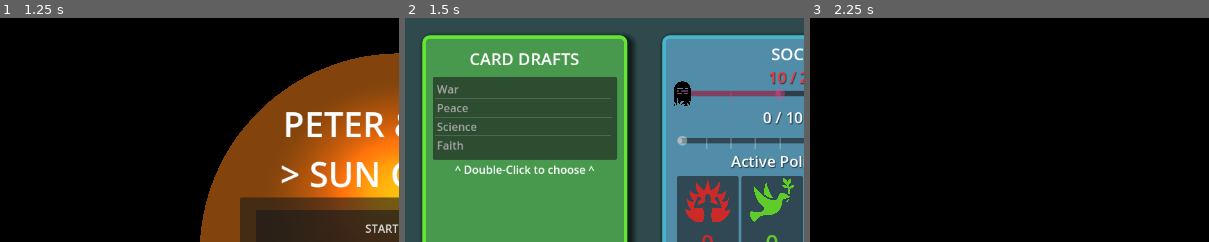
Above: before the commit, frames 1-3 (left to right).
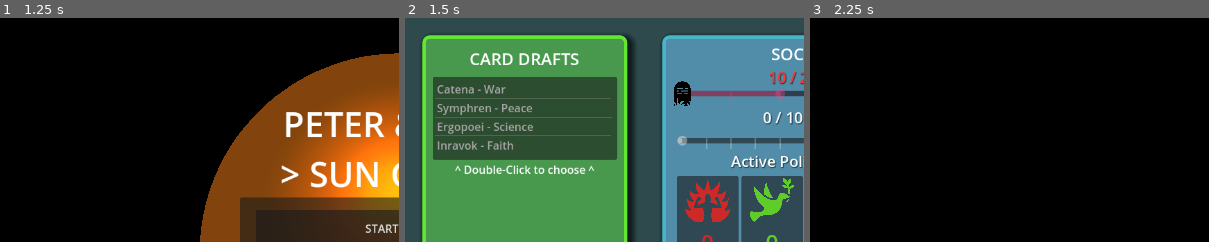
Above: after the commit, the same moments.

Repository: ZacharyJJones/godot_SunGame
Game: Godot game, scene res://scenes/title_screen.tscn
Two runs of this game, one before a commit and one after it. Both use one fixed random seed, a clock stepped at 60 frames per second and the inputs below.
Inputs:
- Up to frame 1 (1.25 s): tap Enter at 0.5 s
- Up to frame 2 (1.5 s): click "START GAME" at 1.25 s
- Up to frame 3 (2.25 s): click "Return To Main Menu" at 2 s
The pictures show only the part of the screen within x 0-50%, y 0-50%; the shares and areas given below are measured in that part.

Frame 1 is identical in both runs. In frame 2, 1.5% of the frame differs, in the area x 8-33%, y 29-59%; in frame 3, nothing differs.

Commit message:
"all" enum, ingame policy names, fancy type names

Diff:
--- a/code/Game.gd
+++ b/code/Game.gd
@@ -1,31 +1,31 @@
 class_name Game
 
-var Health : int
-var Turn : int
-var State : Enum.GameState
+var Health: int
+var Turn: int
+var State: Enum.GameState
 
-var Rules : GameRules
+var Rules: GameRules
 
-var FoundingPolicy : Enum.PolicyType
-var FoundingEffects : FoundingEffectsBase
+var FoundingPolicy: Enum.PolicyType
+var FoundingEffects: FoundingEffectsBase
 
-var Deck : Array
-var Discard : Array
-var ActivePolicies : Array
-var RetiredPolicies : Array
+var Deck: Array
+var Discard: Array
+var ActivePolicies: Array
+var RetiredPolicies: Array
 
 # GameState.Policy
-var Policy_Choices : Array
-var Policy_SelectedIndex : int
+var Policy_Choices: Array
+var Policy_SelectedIndex: int
 
 # GameState.Event
-var Event_Current : GameEvent
-var Event_ActivatedPolicyIndices : Array
-var Event_Rerolls : int
+var Event_Current: GameEvent
+var Event_ActivatedPolicyIndices: Array
+var Event_Rerolls: int
 
 # ==================================
 
-func _init(rules : GameRules):
+func _init(rules: GameRules):
 	Rules = rules
 
 	State = Enum.GameState.Undefined
@@ -50,11 +50,12 @@
 
 func AdvanceState() -> bool:
 	var _state_map = {
-		Enum.GameState.Won: [func(): return false, func(): return],
-		Enum.GameState.Lost: [func(): return false, func(): return],
+		Enum.GameState.Won: [ func(): return false, func(): return ],
+		Enum.GameState.Lost: [ func(): return false, func(): return ],
 
 		Enum.GameState.Founding: [_endState_Founding, _beginState_Setup],
 		Enum.GameState.Setup: [_endState_Setup, _beginState_Event],
+
 		Enum.GameState.Policy: [_endState_Policy, _beginState_Event],
 		Enum.GameState.Event: [_endState_Event, _beginState_Policy]
 	}
@@ -84,7 +85,7 @@
 	State = Enum.GameState.Founding
 	Policy_SelectedIndex = -1
 	var vals = Enum.PolicyType.values()
-	for i in range(1, vals.size()):
+	for i in range(2, vals.size()):
 		Policy_Choices.append(Policy.new(vals[i]))
 	pass
 func _endState_Founding() -> bool:
@@ -168,13 +169,13 @@
 
 # ==================================
 
-func GetActivePolicyTypeMagnitude(type : Enum.PolicyType):
+func GetActivePolicyTypeMagnitude(type: Enum.PolicyType):
 	var total = 0
 	for i in range(ActivePolicies.size()):
 		var policy = ActivePolicies[i]
-		if policy.Type == type:	total += 1
-		if policy.CanBeActivated() and Event_ActivatedPolicyIndices.any(func(x): return x == i):
-			total += policy.ActivatedTypes.filter(func(x): return x == type).size()
+		if policy.Type == type: total += 1
+		if not policy.HasBeenActivated and Event_ActivatedPolicyIndices.any(func(x): return x == i):
+			if policy.ActivatedType == type or policy.ActivatedType == Enum.PolicyType.All: total += 1
 	return total
 
 func RerollEvent():
--- a/code/GameContent.gd
+++ b/code/GameContent.gd
@@ -204,11 +204,12 @@
 static func _makeEventFailure(name, hpChange):
 	return _makeOutcome_base(name, hpChange, [])
 static func _makeEventSuccess(name, type, amount):
-	return _makeOutcome_base(name, amount, [{Type=type,Amount=amount}])
-
-
+	return _makeOutcome_base(name, amount, [ {Type = type, Amount = amount}])
+
+
+# TODO --> Not using once named events are incorporated
 static func GenerateEvent() -> GameEvent:
-	var keys_defined = Enum.PolicyType.keys().slice(1)
+	var keys_defined = Enum.PolicyType.keys().slice(2)
 	var type = Enum.PolicyType[keys_defined[randi() % keys_defined.size()]]
 
 	var magnitude = 1 + (randi() % 4)
@@ -221,7 +222,7 @@
 
 static func GetPolicyOptions(founding_type, quantity):
 	# get the types, except "undefined"
-	var type_values = Enum.PolicyType.values().slice(1)
+	var type_values = Enum.PolicyType.values().slice(2)
 	type_values.append(founding_type)
 
 	var draft_options = []
@@ -239,30 +240,74 @@
 	var num_wildcards = 1
 	var deck = []
 
-	# get the types, except "undefined"
-	var type_values = Enum.PolicyType.values().slice(1)
+	# get the types, except "undefined" and "all"
+	var type_values = Enum.PolicyType.values().slice(2)
 
 	for n in range(num_wildcards + 1):
-		deck.append(Policy.new(founding_type, type_values))
+		deck.append(Policy.new(founding_type, Enum.PolicyType.All))
 
 	deck.append_array(_get_deck_helper(founding_type, type_values, num_basic_policies, num_active_policies))
 
 	for i in range(type_values.size()):
 		var curr_type = type_values[i]
 		deck.append_array(_get_deck_helper(curr_type, type_values, num_basic_policies, num_active_policies))
+
+	# apply bespoke names
+	for i in range(deck.size()):
+		deck[i].Name = POLICY_NAME_LOOKUP[deck[i].Type][deck[i].ActivatedType]
 
 	return deck
 static func _get_deck_helper(type, types, basic, active):
 	var working = []
 	for n in range(basic):
-		working.append(Policy.new(type, []))
+		working.append(Policy.new(type))
 
 	for n in range(active):
 		for a in range(1, types.size()):
-			working.append(Policy.new(type, [types[a]]))
+			working.append(Policy.new(type, types[a]))
 	return working
 
-const _adjectives : Array[String] = [
+const POLICY_NAME_LOOKUP = {
+  Enum.PolicyType.Undefined: {
+	Enum.PolicyType.Undefined: "Despair",
+	Enum.PolicyType.All: "Spark of Hope"
+  },
+  Enum.PolicyType.Peace: {
+	Enum.PolicyType.Undefined: "Olive Branches",
+	Enum.PolicyType.Peace: "Harmony Above All",
+	Enum.PolicyType.War: "Plowshares and Swords",
+	Enum.PolicyType.Science: "Synergistic Focus",
+	Enum.PolicyType.Faith: "Greater Trust",
+	Enum.PolicyType.All: "The Cleverest Tongues"
+  },
+  Enum.PolicyType.War: {
+	Enum.PolicyType.Undefined: "War Footing",
+	Enum.PolicyType.Peace: "Sheep's Clothing",
+	Enum.PolicyType.War: "Victory Above All",
+	Enum.PolicyType.Science: "Sharper Edges",
+	Enum.PolicyType.Faith: "Just Cause",
+	Enum.PolicyType.All: "The World's a Nail"
+  },
+  Enum.PolicyType.Science: {
+	Enum.PolicyType.Undefined: "Curiosity",
+	Enum.PolicyType.Peace: "Still Waters Run Deep",
+	Enum.PolicyType.War: "Justifying Means",
+	Enum.PolicyType.Science: "Minds Ablaze",
+	Enum.PolicyType.Faith: "Divine Inspiration",
+	Enum.PolicyType.All: "A Tool for Everything"
+  },
+  Enum.PolicyType.Faith: {
+	Enum.PolicyType.Undefined: "Piety",
+	Enum.PolicyType.Peace: "Open Arms",
+	Enum.PolicyType.War: "Fervor",
+	Enum.PolicyType.Science: "Muse-Kissed",
+	Enum.PolicyType.Faith: "Souls of Purity",
+	Enum.PolicyType.All: "Force Majeure"
+  },
+}
+
+
+const _adjectives: Array[String] = [
 	"Red",
 	"Orange",
 	"Yellow",
@@ -286,7 +331,7 @@
 	"Otherwordly"
 ]
 
-const _nouns : Array[String] = [
+const _nouns: Array[String] = [
 	"Children",
 	"Nightmares",
 	"Apparations",
--- a/code/Policy.gd
+++ b/code/Policy.gd
@@ -1,13 +1,15 @@
 class_name Policy
 
-var Type : Enum.PolicyType
-var ActivatedTypes : Array
-var HasBeenActivated : bool
+var Name: String
+var Type: Enum.PolicyType
+var ActivatedType: Enum.PolicyType
+var HasBeenActivated: bool
 
-func _init(type, activated = []):
+func _init(type, activated_type = Enum.PolicyType.Undefined):
+	Name = Enum.PolicyType.keys()[type]
 	Type = type
-	ActivatedTypes = activated
+	ActivatedType = activated_type
 	HasBeenActivated = false
 
 func CanBeActivated():
-	return not HasBeenActivated and ActivatedTypes.size() > 0
+	return !HasBeenActivated and ActivatedType != Enum.PolicyType.Undefined
--- a/code/etc/Enum.gd
+++ b/code/etc/Enum.gd
@@ -2,11 +2,21 @@
 
 enum PolicyType {
 	Undefined,
+	All,
 
 	War,
 	Peace,
 	Science,
 	Faith
+}
+enum PolicyType_Fancy {
+	Undefined,
+	All,
+
+	Catena,   # latin word "to chain"
+	Symphren, # "Minds together" - Cooperation, solidarity, diplomacy
+	Ergopoei, # Understanding the thing, making best use of it. Tools, taking things apart and putting them together
+	Inravok   # "To call within" - Invocation, appealing to and working with other things for assistance
 }
 
 enum GameState {
--- a/code/founding/FoundingEffectsBase.gd
+++ b/code/founding/FoundingEffectsBase.gd
@@ -1,6 +1,7 @@
 class_name FoundingEffectsBase
 
-static func GetFoundingEffects(founding : Enum.PolicyType) -> FoundingEffectsBase:
+# provided to
+static func GetFoundingEffects(founding: Enum.PolicyType) -> FoundingEffectsBase:
 	var map = {
 		Enum.PolicyType.War: FoundingEffects_War.new(),
 		Enum.PolicyType.Peace: FoundingEffects_Peace.new(),
@@ -11,17 +12,17 @@
 
 # ================================================
 
-func MaxActivePolicyModifier(_game : Game) -> int:
+func MaxActivePolicyModifier(_game: Game) -> int:
 	return 0
 
-func ModifyEvent(_game : Game, event : GameEvent) -> GameEvent:
+func ModifyEvent(_game: Game, event: GameEvent) -> GameEvent:
 	return event
 
-func EventMagnitudeModifier(_game : Game) -> int:
+func EventMagnitudeModifier(_game: Game) -> int:
 	return 0
 
-func OnPolicyExpire(_game : Game, _policy : Policy):
+func OnPolicyExpire(_game: Game, _policy: Policy):
 	pass
 
-func OnPolicyDraft(_game : Game, _policy : Policy):
+func OnPolicyDraft(_game: Game, _policy: Policy):
 	pass
--- a/code/founding/FoundingEffects_Faith.gd
+++ b/code/founding/FoundingEffects_Faith.gd
@@ -2,7 +2,7 @@
 
 class_name FoundingEffects_Faith
 
-func OnPolicyDraft(_game : Game, policy : Policy):
+func OnPolicyDraft(_game: Game, policy: Policy):
 	if policy.Type == Enum.PolicyType.Faith:
-		policy.ActivatedTypes = Enum.PolicyType.values().slice(1)
+		policy.ActivatedType = Enum.PolicyType.All
 	pass
--- a/code/founding/FoundingEffects_Peace.gd
+++ b/code/founding/FoundingEffects_Peace.gd
@@ -2,7 +2,7 @@
 
 class_name FoundingEffects_Peace
 
-func MaxActivePolicyModifier(game : Game) -> int:
+func MaxActivePolicyModifier(game: Game) -> int:
 	if game.GetActivePolicyTypeMagnitude(Enum.PolicyType.Peace) >= 2:
 		return 1
 	return 0
--- a/scenes/gameplay_ui.gd
+++ b/scenes/gameplay_ui.gd
@@ -48,7 +48,7 @@
 
 func _ready():
 	active_policy_prefabs = {}
-	for i in range(1, _enum_keys.size()):
+	for i in range(2, _enum_keys.size()):
 		var active_type_tracker = policy_type_display_prefab.instantiate()
 		active_policy_readout_area.add_child(active_type_tracker)
 		active_policy_prefabs[Enum.PolicyType[_enum_keys[i]]] = active_type_tracker
@@ -96,7 +96,7 @@
 	turns_readout.text = "%s / %s turns" % [game.Turn, game.Rules.TurnsToWin]
 	turns_bar.value = game.Turn
 
-	for i in range(1, _enum_keys.size()):
+	for i in range(2, _enum_keys.size()):
 		var enum_val = Enum.PolicyType[_enum_keys[i]]
 		var amount = game.GetActivePolicyTypeMagnitude(enum_val)
 		active_policy_prefabs[enum_val].SetLabel(amount)
@@ -150,10 +150,13 @@
 # ======================================================
 
 func _policy_as_str(policy : Policy):
-	var active_types = ""
-	if (policy.ActivatedTypes.size() > 0):
-		active_types = " (%s)" % ", ".join(policy.ActivatedTypes.map(func(x): return _enum_keys[x]))
-	return "%s%s" % [_enum_keys[policy.Type], active_types]
+	var keys_alt = Enum.PolicyType_Fancy.keys()
+	#var type_info = "%s" % [_enum_keys[policy.Type]]
+	var type_info = "%s" % [keys_alt[policy.Type]]
+	if (policy.ActivatedType != Enum.PolicyType.Undefined):
+		#type_info += " (%s)" % [_enum_keys[policy.ActivatedType]]
+		type_info += " (%s)" % [keys_alt[policy.ActivatedType]]
+	return type_info + " - " + policy.Name
 
 func _get_founding_effect_hint_text(type : Enum.PolicyType):
 	var map = {
--- a/scenes/ui_policy_type_display.tscn
+++ b/scenes/ui_policy_type_display.tscn
@@ -16,8 +16,8 @@
 size_flags_horizontal = 3
 size_flags_vertical = 3
 script = ExtResource("1_4mjih")
-images = Array[CompressedTexture2D]([ExtResource("2_3snqo"), ExtResource("3_gc1ag"), ExtResource("4_ei70i"), ExtResource("5_ukp08"), ExtResource("6_pl4m1")])
-colors = Array[Color]([Color(0, 0, 0, 1), Color(0.8, 0.16, 0.16, 1), Color(0.373333, 0.8, 0.16, 1), Color(0.16, 0.704, 0.8, 1), Color(0.682353, 0.160784, 0.8, 1)])
+images = Array[CompressedTexture2D]([ExtResource("2_3snqo"), ExtResource("2_3snqo"), ExtResource("3_gc1ag"), ExtResource("4_ei70i"), ExtResource("5_ukp08"), ExtResource("6_pl4m1")])
+colors = Array[Color]([Color(0, 0, 0, 1), Color(0, 0, 0, 1), Color(0.8, 0.160784, 0.160784, 1), Color(0.372549, 0.8, 0.160784, 1), Color(0.160784, 0.705882, 0.8, 1), Color(0.682353, 0.160784, 0.8, 1)])
 
 [node name="Vbox" type="VBoxContainer" parent="."]
 modulate = Color(0.478431, 1, 0.470588, 1)
